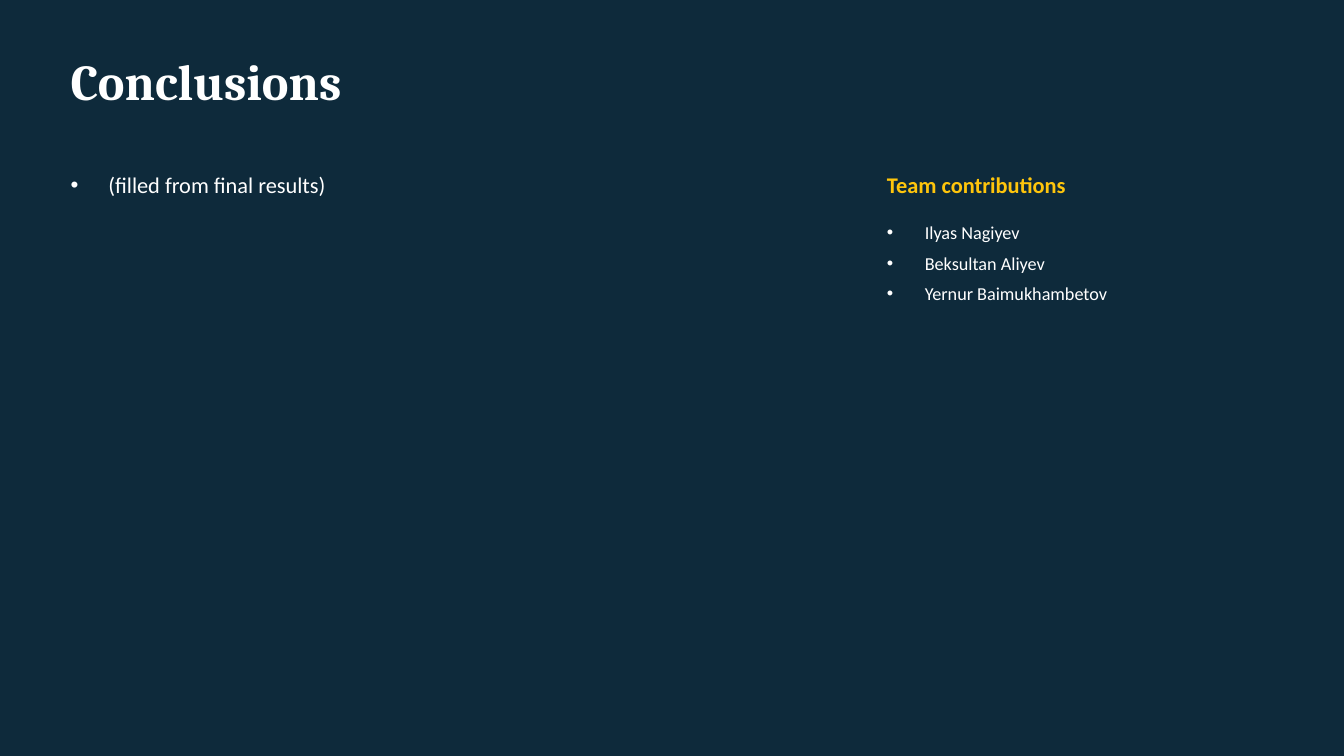
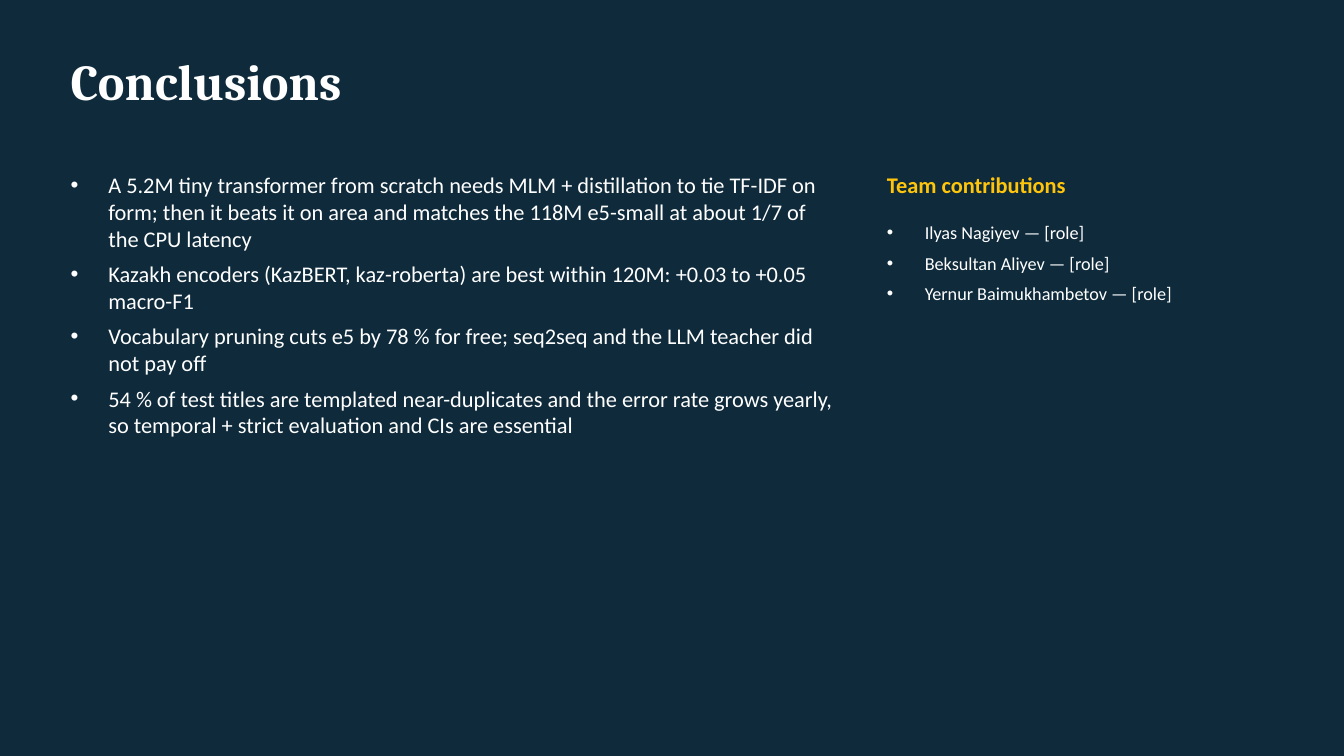
Before and after one commit to Na-Ilyas/Kazakh_legal_acts_classification, a slide deck: slide 15 of reports/presentation.pptx. Drawn at 1344x756 pixels with LibreOffice and Linux fonts; fonts in the diff are those of the drawing. Boxes give left, top, right and bottom in pixels: in the first picture for what was removed or moved away, otherwise in the second. Text is boxed around its words. In the diff, an @@ line names an element or a change of style, - is before the commit and + after.

Commit message:
Report results/errors/conclusions, README results, deck generator

```diff
--- a/reports/presentation.pptx
+++ b/reports/presentation.pptx
@@ text at (x1=108, y1=177, x2=832, y2=437): text changed @@
-• (filled from final results)
+• A 5.2M tiny transformer from scratch needs MLM + distillation to tie TF-IDF on form; then it beats it on area and matches the 118M e5-small at about 1/7 of the CPU latency
+• Kazakh encoders (KazBERT, kaz-roberta) are best within 120M: +0.03 to +0.05 macro-F1
+• Vocabulary pruning cuts e5 by 78 % for free; seq2seq and the LLM teacher did not pay off
+• 54 % of test titles are templated near-duplicates and the error rate grows yearly, so temporal + strict evaluation and CIs are essential
@@ text at (x1=925, y1=225, x2=1172, y2=303): text changed @@
-• Ilyas Nagiyev
-• Beksultan Aliyev
-• Yernur Baimukhambetov
+• Ilyas Nagiyev — [role]
+• Beksultan Aliyev — [role]
+• Yernur Baimukhambetov — [role]
```
Also in this commit, not shown: 5 other slides changed, 44 other files.
